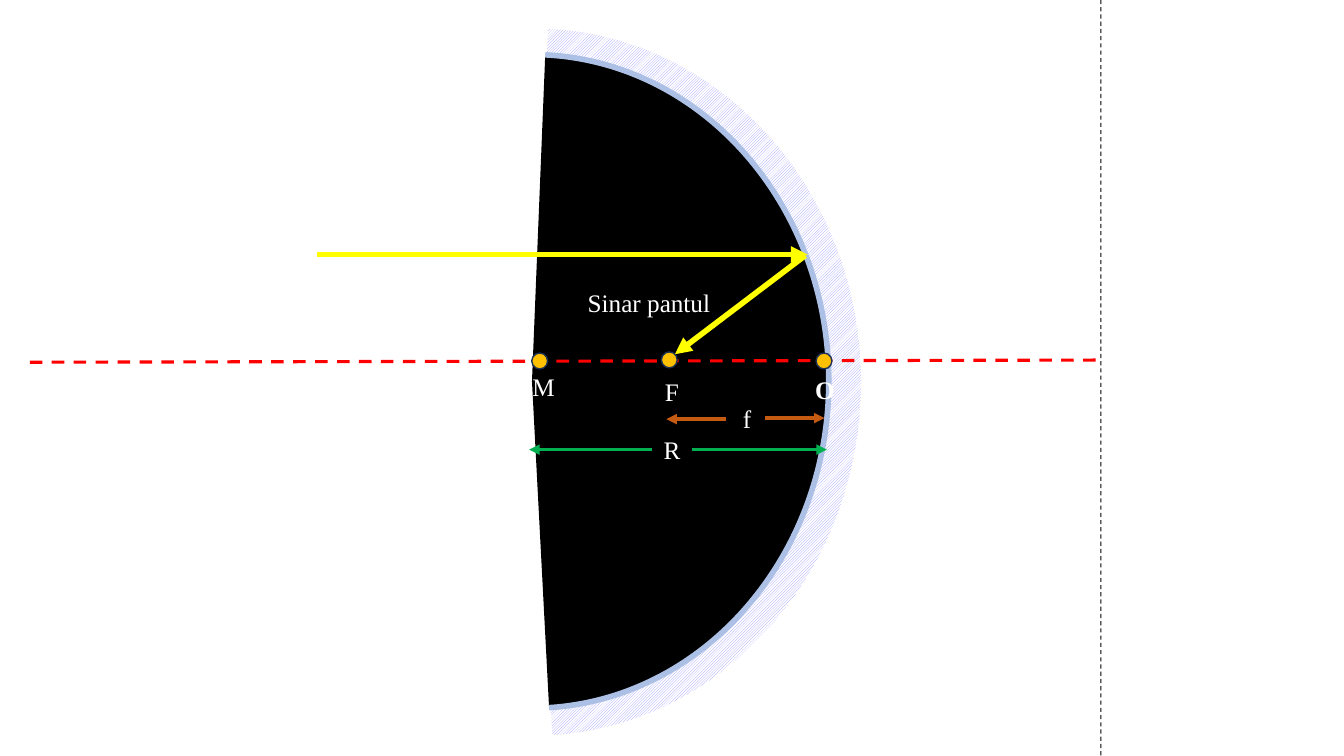
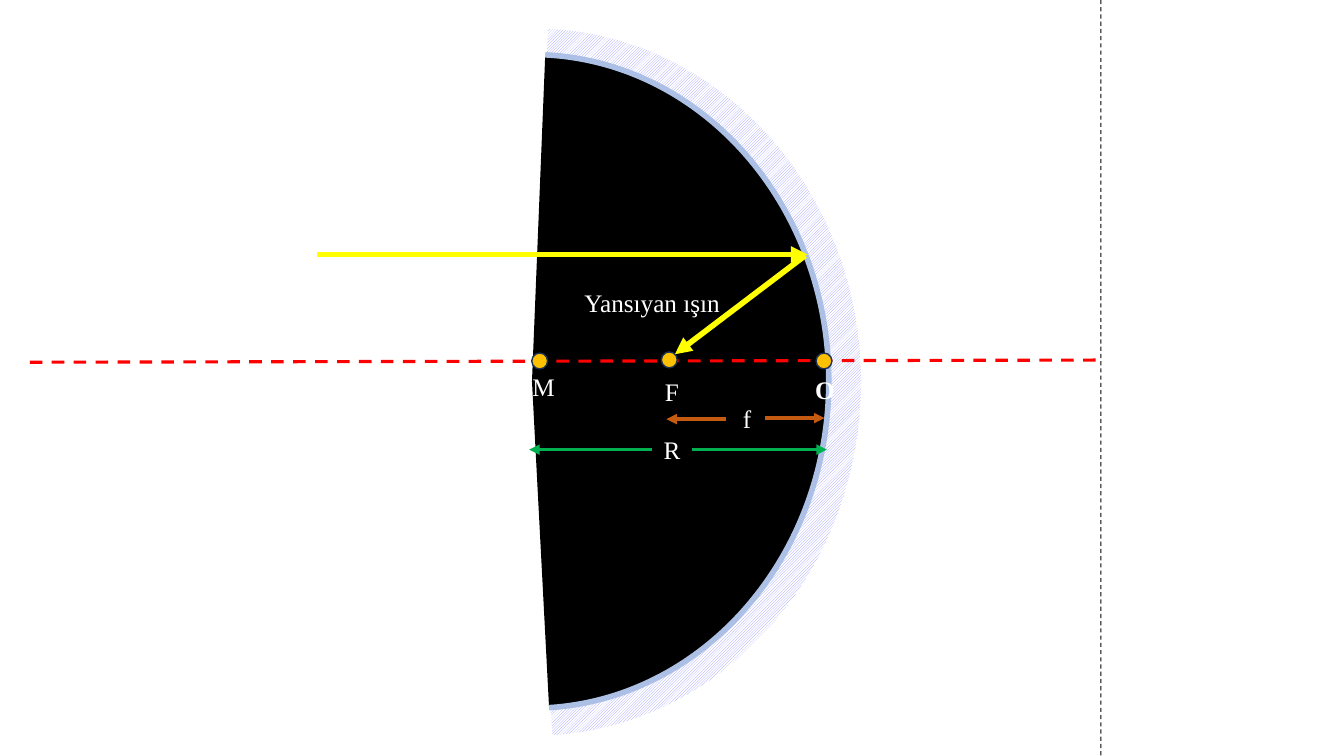
Before and after one commit to zahran1122/Sistem-Optik, a slide deck: slide 18 of Presentation1.pptx (slide 9 before the commit). Drawn at 1344x756 pixels with LibreOffice and Linux fonts; fonts in the diff are those of the drawing. Boxes give left, top, right and bottom in pixels: in the first picture for what was removed or moved away, otherwise in the second. Text is boxed around its words. In the diff, an @@ line names an element or a change of style, - is before the commit and + after.

```diff
--- a/Presentation1.pptx
+++ b/Presentation1.pptx
@@ text at <box>584,295,719,318</box>: text changed @@
-Sinar pantul
+Yansıyan ışın
```
Also in this commit, not shown: 14 slides added, 8 other files.
